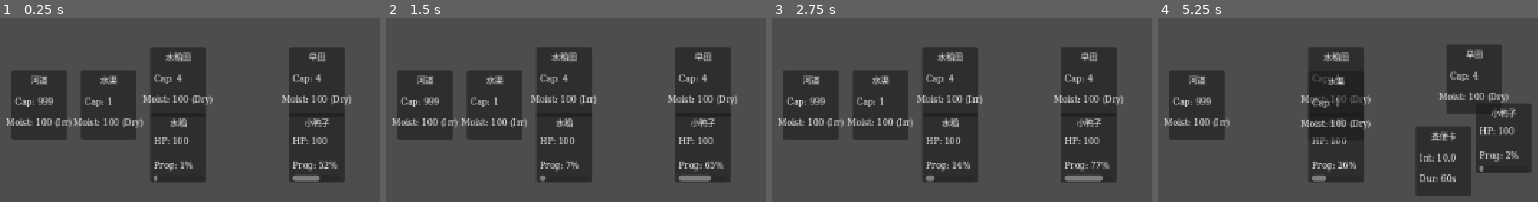
Above: before the commit, frames 1-4 (left to right).
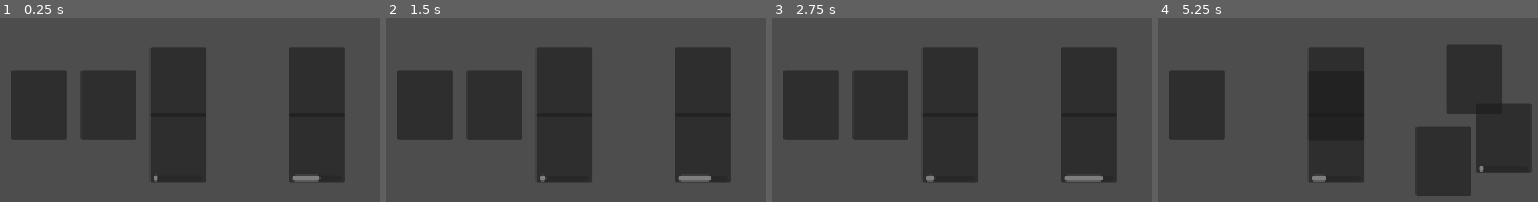
Above: after the commit, the same moments.

Repository: keonardo/StackFarming
Game: Godot game, scene res://main.tscn
Same seed, same stepped clock (60 frames per second), same inputs: the game is played once before the commit and once after it.
Inputs (mouse positions are in pixels of both pictures, inside the frame that each line leads up to):
- Up to frame 1 (0.25 s): no input
- Up to frame 2 (1.5 s): tap Enter at 0.5 s; move the mouse to (outside the picture) at 0.52 s; tap Q at 0.6 s; click (outside the picture) at 0.67 s; tap Space at 1.25 s; drag from (outside the picture) to (424, 104) at 1.27 s
- Up to frame 3 (2.75 s): tap Enter at 2 s; move the mouse to (outside the picture) at 2.02 s; tap Shift at 2.1 s; click (outside the picture) at 2.17 s
- Up to frame 4 (5.25 s): tap Space at 2.75, 4.25 s; drag from (outside the picture) to (1268, 104) at 2.77 s; tap Enter at 3.5, 3.6 s; move the mouse to (outside the picture) at 3.52 s; click (outside the picture) at 3.67 s; drag from (1253, 122) to (1374, 78) at 4.27 s; move the mouse to (1465, 152) at 5.02 s; tap Q at 5.1 s; click (1465, 152) at 5.17 s

The runs differ from the first frame. In frame 1, 4.9% of the frame differs, in the area x 1-93%, y 18-84%; in frame 2, 4.8%; in frame 3, 4.8%; in frame 4, 5.4%, in the area x 1-95%, y 16-90%.

Commit message:
Simplify font setup: Theme refs .ttf directly, remove *.import from gitignore

Diff:
--- a/fonts/noto_sans_sc.tres
+++ /dev/null
@@ -1,6 +0,0 @@
-[gd_resource type="FontFile" load_steps=2 format=3]
-
-[ext_resource type="FontFile" path="res://fonts/NotoSansSC-Regular.ttf" id="1_font"]
-
-[resource]
-data = ExtResource("1_font")
--- a/themes/default_theme.tres
+++ b/themes/default_theme.tres
@@ -1,7 +1,7 @@
-[gd_resource type="Theme" load_steps=2 format=3]
+[gd_resource type="Theme" load_steps=2 format=3 uid="uid://cjk_theme_default"]
 
-[ext_resource type="FontFile" path="res://fonts/noto_sans_sc.tres" id="1_font"]
+[ext_resource type="FontFile" path="res://fonts/NotoSansSC-Regular.ttf" id="1_font"]
 
 [resource]
 default_font = ExtResource("1_font")
-default_font_size = 12
+default_font_size = 13
Not shown, changed: .gitignore
